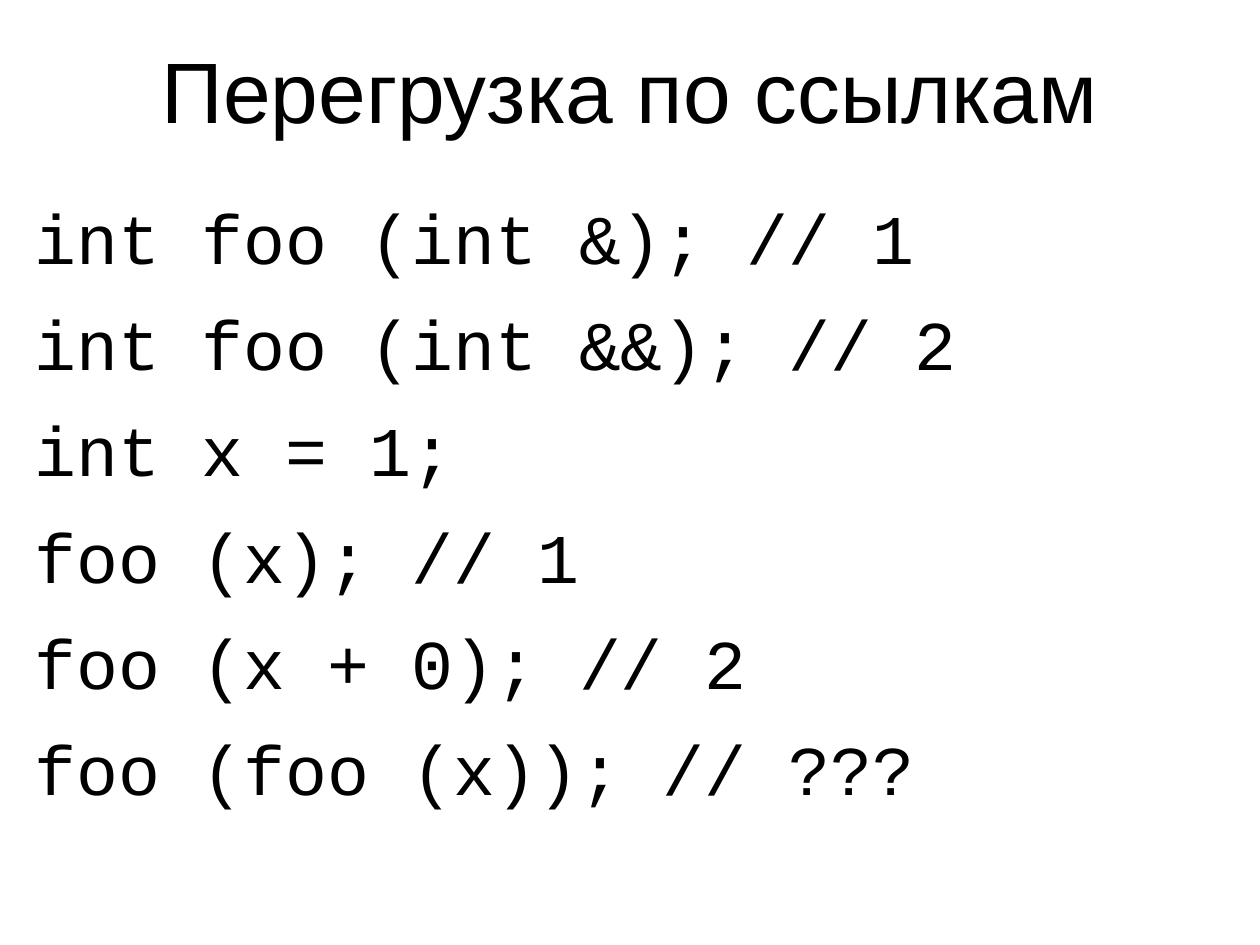
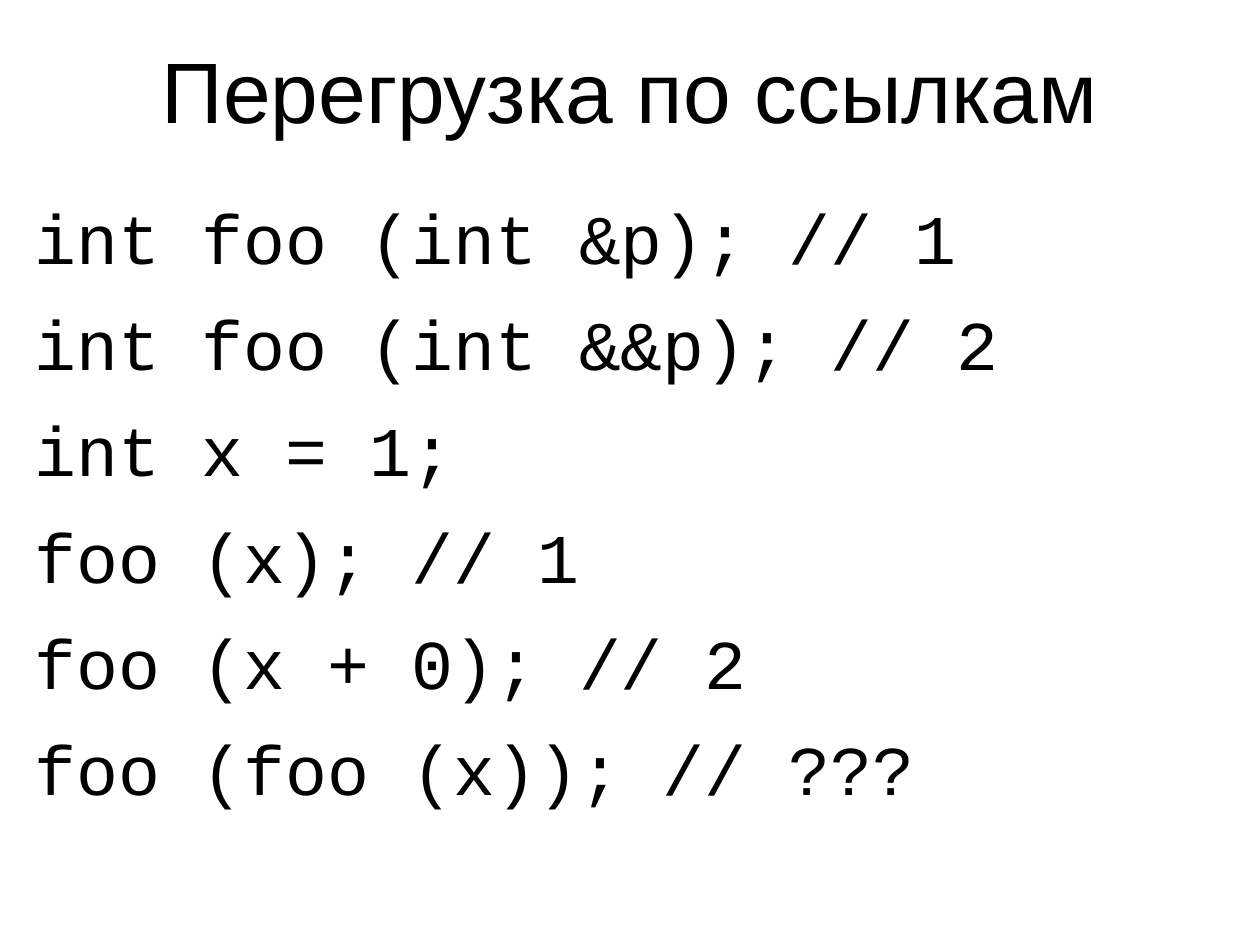
Before and after one commit to MIPT-ILab/cpp-lects-rus, a slide deck: slide 7 of slides/lec1-9-rvalues.odp. Drawn at 1260x945 pixels with LibreOffice and Linux fonts; fonts in the diff are those of the drawing. Boxes give left, top, right and bottom in pixels: in the first picture for what was removed or moved away, otherwise in the second. Text is boxed around its words. In the diff, an @@ line names an element or a change of style, - is before the commit and + after.

```diff
--- a/slides/lec1-9-rvalues.odp
+++ b/slides/lec1-9-rvalues.odp
@@ text at (34, 213, 998, 385): text changed @@
-int foo (int &); // 1
-int foo (int &&); // 2
+int foo (int &p); // 1
+int foo (int &&p); // 2
```
Also in this commit, not shown: 3 other slides changed, 2 slides added, 7 other files.
